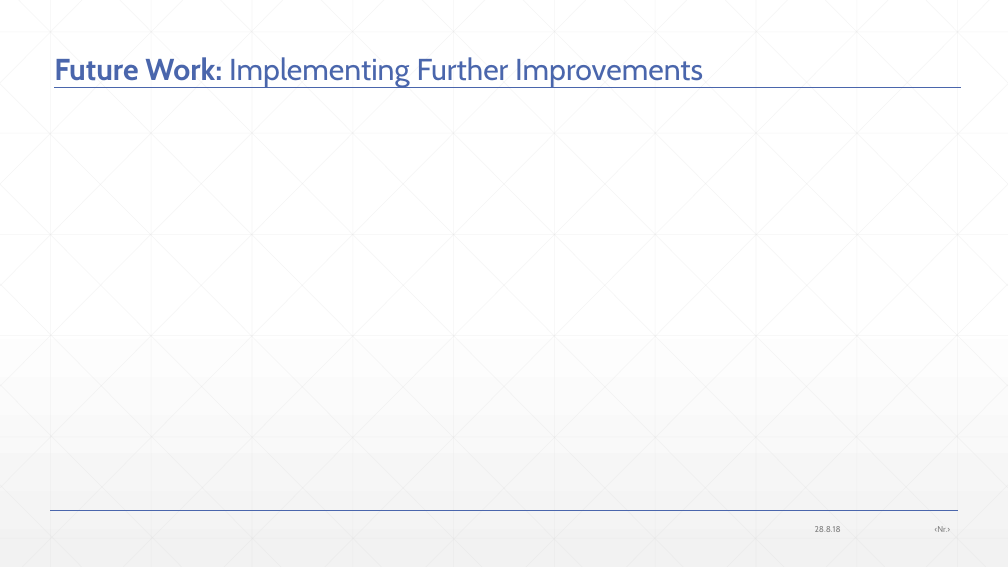
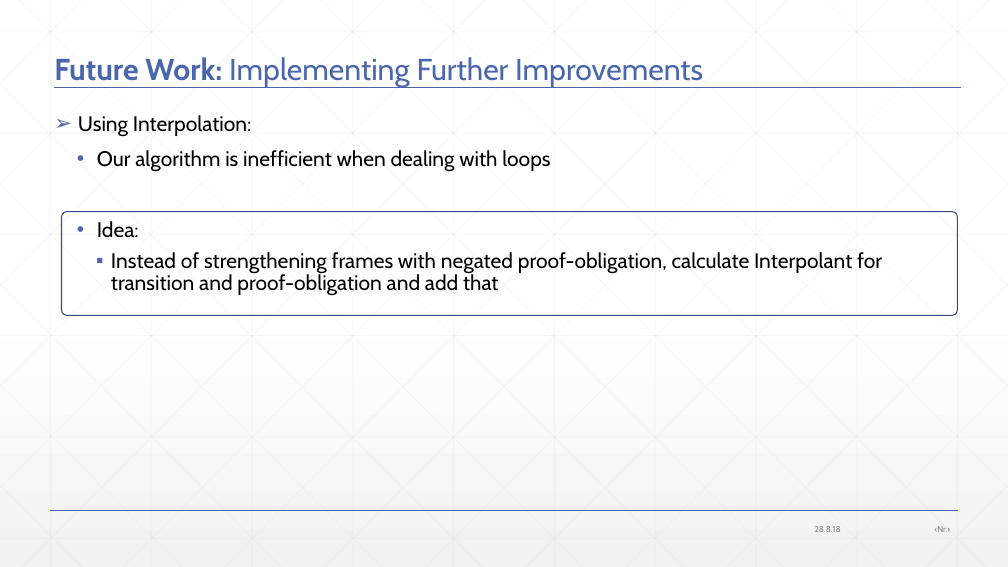
Before and after one commit to JonasWerner/BachelorThesis, a slide deck: slide 58 of Presentation/pdr_presentation_v2.pptx (slide 57 before the commit). Drawn at 1008x567 pixels with LibreOffice and Linux fonts; fonts in the diff are those of the drawing. Boxes give left, top, right and bottom in pixels: in the first picture for what was removed or moved away, otherwise in the second. Text is boxed around its words. In the diff, an @@ line names an element or a change of style, - is before the commit and + after.

Commit message:
added future work, related work, improvements

```diff
--- a/Presentation/pdr_presentation_v2.pptx
+++ b/Presentation/pdr_presentation_v2.pptx
@@ text added at <box>78,115,882,296</box>, 20 pt, text #000000 @@
+➢ Using Interpolation:
+  • Our algorithm is inefficient when dealing with loops
+  • Idea:
+    ▪ Instead of strengthening frames with negated proof-obligation, calculate Interpolant for transition and proof-obligation and add that
@@ rounded rectangle added at <box>61,212,957,315</box>, outline #374B7F 1 pt @@
```
Also in this commit, not shown: 45 other slides changed, 3 slides added, 1 slide removed, 1 other file.
